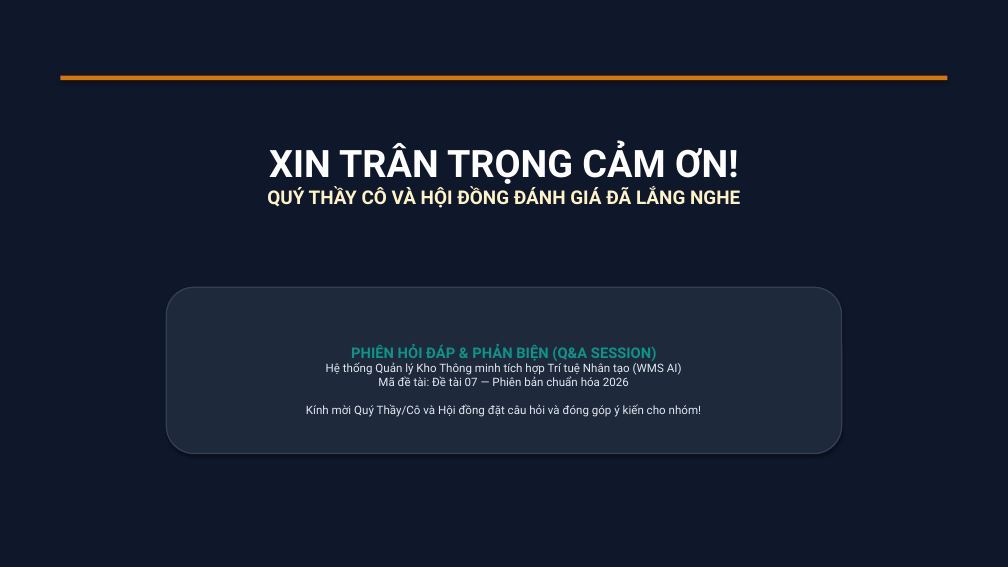
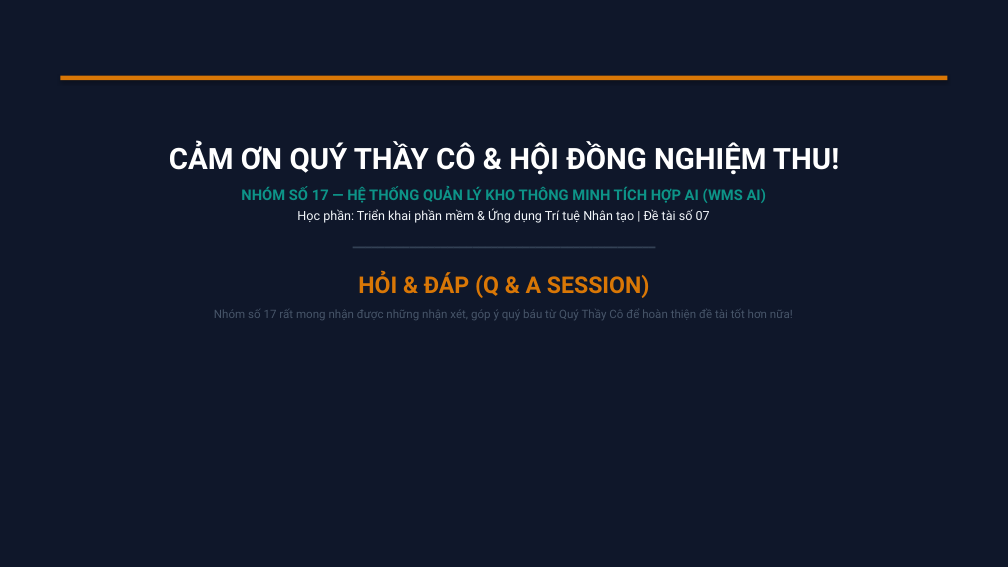
Before and after one commit to dtc245090028-ui/gemini, a slide deck: slide 14 of hệ thống quản lý kho/docs/SDLC/final/Thuyet_Trinh_Kien_Truc_He_Thong_Quan_Ly_Kho.pptx (slide 16 before the commit). Drawn at 1008x567 pixels with LibreOffice and Linux fonts; fonts in the diff are those of the drawing. Boxes give left, top, right and bottom in pixels: in the first picture for what was removed or moved away, otherwise in the second. Text is boxed around its words. In the diff, an @@ line names an element or a change of style, - is before the commit and + after.

Commit message:
chore(docs): dọn dẹp tệp sinh tạm thời và chuẩn hóa tài liệu nộp final

```diff
--- a/hệ thống quản lý kho/docs/SDLC/final/Thuyet_Trinh_Kien_Truc_He_Thong_Quan_Ly_Kho.pptx
+++ b/hệ thống quản lý kho/docs/SDLC/final/Thuyet_Trinh_Kien_Truc_He_Thong_Quan_Ly_Kho.pptx
@@ text at (169,141,839,320): text changed; size 18 to 11 pt; text colour #FEF3C7 to #475569; bold off @@
-XIN TRÂN TRỌNG CẢM ƠN!
-QUÝ THẦY CÔ VÀ HỘI ĐỒNG ĐÁNH GIÁ ĐÃ LẮNG NGHE
+CẢM ƠN QUÝ THẦY CÔ & HỘI ĐỒNG NGHIỆM THU!
+NHÓM SỐ 17 — HỆ THỐNG QUẢN LÝ KHO THÔNG MINH TÍCH HỢP AI (WMS AI)
+Học phần: Triển khai phần mềm & Ứng dụng Trí tuệ Nhân tạo | Đề tài số 07
+━━━━━━━━━━━━━━━━━━━━━━━━━━━━━━━━━━━━━━━━━━━━━━━━
+HỎI & ĐÁP (Q & A SESSION)
+Nhóm số 17 rất mong nhận được những nhận xét, góp ý quý báu từ Quý Thầy Cô để hoàn thiện đề tài tốt hơn nữa!
@@ rounded rectangle removed at (166,287,842,454) @@
-PHIÊN HỎI ĐÁP & PHẢN BIỆN (Q&A SESSION)
-Hệ thống Quản lý Kho Thông minh tích hợp Trí tuệ Nhân tạo (WMS AI)
-Mã đề tài: Đề tài 07 — Phiên bản chuẩn hóa 2026
-Kính mời Quý Thầy/Cô và Hội đồng đặt câu hỏi và đóng góp ý kiến cho nhóm!
```
Also in this commit, not shown: 6 other slides changed, 7 slides added, 9 slides removed, 14 other files.
